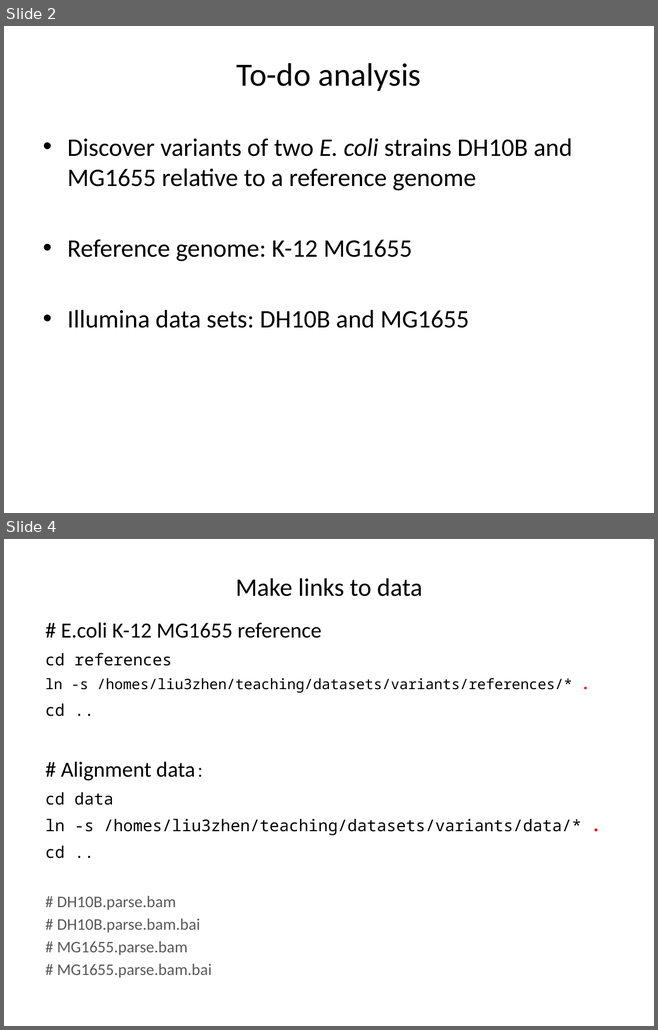
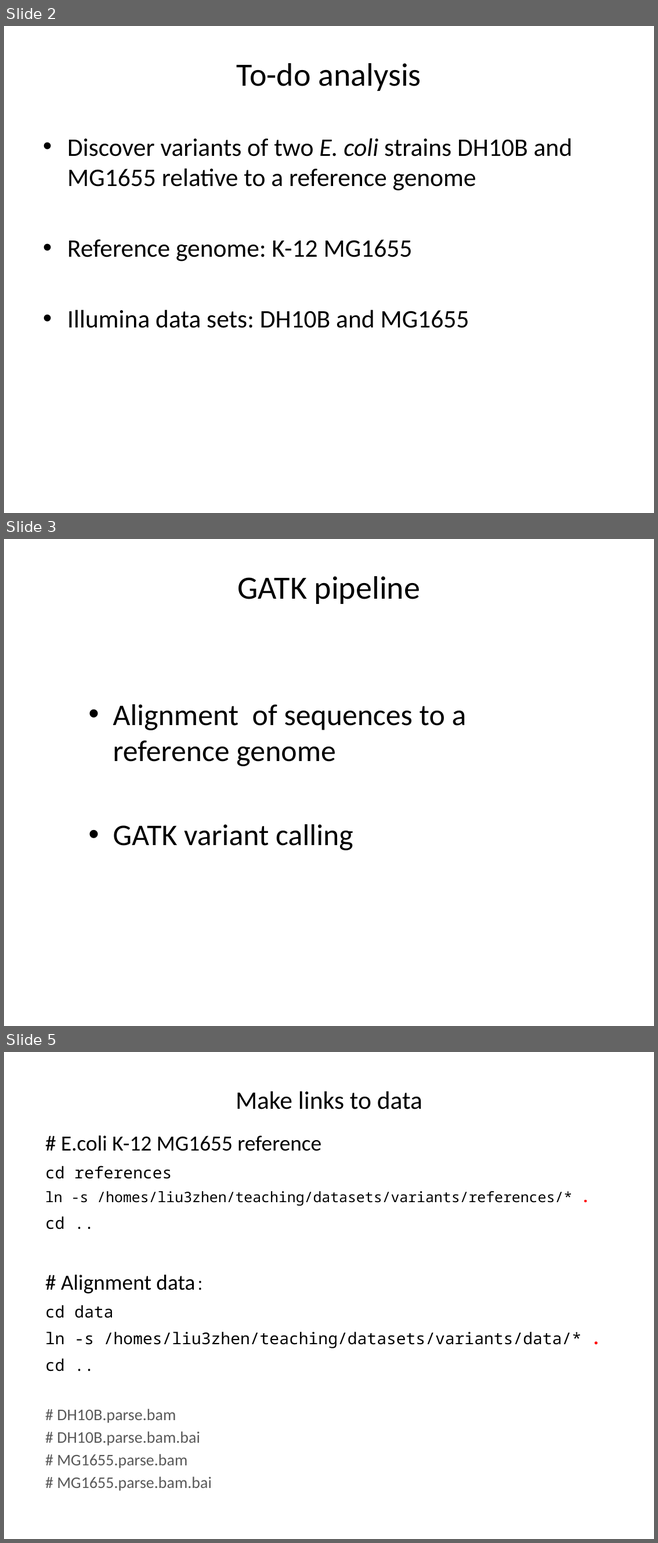
Before and after one commit to liu3zhenlab/teaching, a slide deck: PLPTH813Bioinformatis/2021/labs/lab06_variants.pptx. Shown one above the other, each under a label of ours: slides 2 and 4 before the commit, slides 2, 3 and 5 after it; the slides between them are not shown. The pictures are 658x1030 and 658x1543 pixels, drawn with LibreOffice and Linux fonts; fonts in the diff are those of the drawing. Boxes give left, top, right and bottom in pixels: in the first picture for what was removed or moved away, otherwise in the second. Text is boxed around its words. In the diff, an @@ line names an element or a change of style, - is before the commit and + after.

```diff
--- a/PLPTH813Bioinformatis/2021/labs/lab06_variants.pptx
+++ b/PLPTH813Bioinformatis/2021/labs/lab06_variants.pptx
@@ slide 3 added at <box>4,539,654,1026</box>, background #FFFFFF @@
@@ title added at <box>237,576,420,604</box>, 36 pt, text #000000 @@
+GATK pipeline
@@ text added at <box>113,704,466,850</box>, 33.3 pt, text #000000 @@
+• Alignment of sequences to a reference genome
+• GATK variant calling
@@ what was slide 4 is now slide 5 @@
```
Also in this commit, not shown: 4 slides changed, 1 other slide added, 3 other files.
